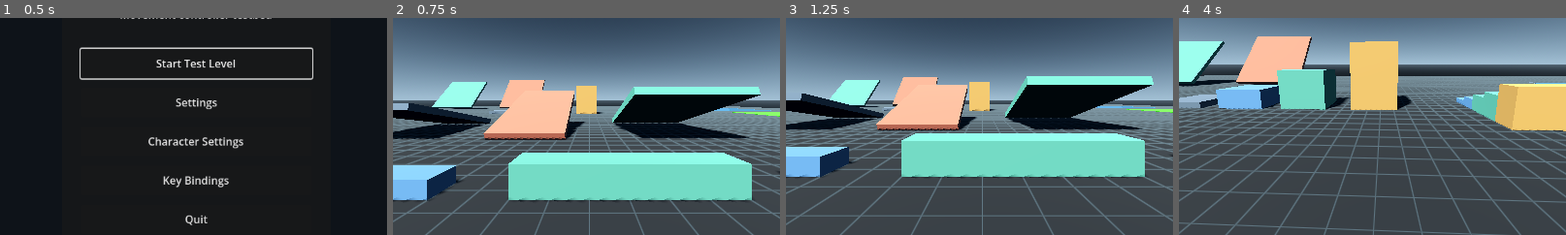
Above: before the commit, frames 1-4 (left to right).
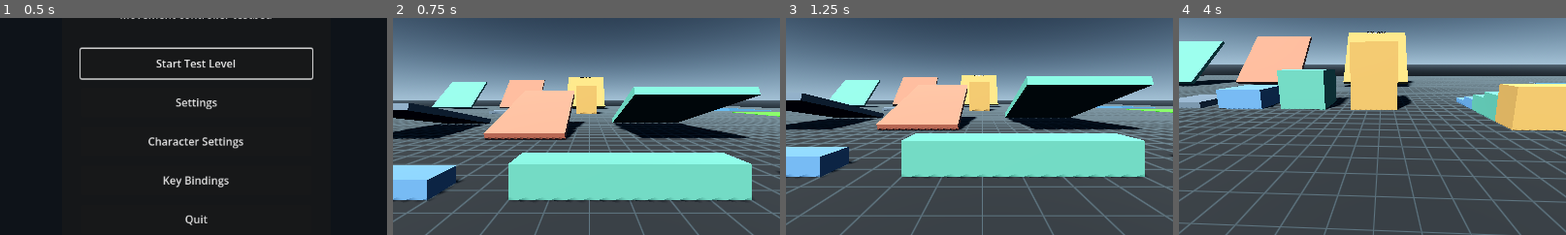
Above: after the commit, the same moments.

Repository: IzalithSky/goose-moves
Game: Godot game, scene res://scenes/main_menu.tscn
The game is run twice, just before and just after one commit, with the same random seed, the same clock (stepped at 60 frames per second) and the same inputs.
Inputs (mouse positions are % of the whole screen's width and height, from its top left):
- Up to frame 1 (0.5 s): no input
- Up to frame 2 (0.75 s): click "Start Test Level" at 0.5 s
- Up to frame 3 (1.25 s): no input
- Up to frame 4 (4 s): tap Enter at 1.25 s; move the mouse to (55, 50) at 1.27 s; hold Ctrl (player_crouch) 1.28-2.03 s; hold W (player_forward) from 1.28 s (still down); click (55, 50) at 1.42 s; tap Space (player_jump) at 1.52, 2.27, 3.77 s; move the mouse to (45, 50) at 2.02 s; tap Shift (player_walk) at 2.1 s; click (45, 50) at 2.17 s; move the mouse to (52, 48) at 2.77 s; tap J at 2.85 s; click (52, 48) at 2.92 s; move the mouse to (49, 52) at 3.52 s; tap U at 3.6 s; click (49, 52) at 3.67 s
The pictures show only the part of the screen within x 25-75%, y 31-81%; the shares and areas given below are measured in that part.

Frame 1 is identical in both runs. In frame 2, 0.7% of the frame differs, in the area x 45-56%, y 27-42%; in frame 3, 0.6%; in frame 4, 1.4%, in the area x 42-61%, y 6-32%.

Commit message:
ramp launch

Diff:
--- a/data/settings_presets/q3/default.json
+++ b/data/settings_presets/q3/default.json
@@ -8,6 +8,7 @@
 		"movement_mode": 0.0,
 		"auto_jump": 0.0,
 		"crouch_slide": 0.0,
+		"ramp_launch": 0.0,
 		"move_speed": 12.192,
 		"ground_acceleration": 10.0,
 		"air_acceleration": 1.0,
--- a/scenes/primitive_test_level.tscn
+++ b/scenes/primitive_test_level.tscn
@@ -252,6 +252,20 @@
 size = Vector3(10, 0.5, 10)
 material = SubResource("StandardMaterial_coral")
 
+[node name="RampLaunch55" type="CSGBox3D" parent="LimitSlopes"]
+position = Vector3(-1, 4.7, -30)
+rotation_degrees = Vector3(55, 0, 0)
+use_collision = true
+size = Vector3(10, 0.5, 10)
+material = SubResource("StandardMaterial_amber")
+
+[node name="RampLaunchLabel" type="Label3D" parent="LimitSlopes"]
+position = Vector3(-1, 8.5, -30)
+billboard = 1
+text = "55° STEEP-RAMP LAUNCH"
+font_size = 48
+outline_size = 8
+
 [node name="SurfaceFlags" type="Node3D" parent="."]
 
 [node name="SlickIce" type="CSGBox3D" parent="SurfaceFlags"]
--- a/scripts/q3_character_controller.gd
+++ b/scripts/q3_character_controller.gd
@@ -53,6 +53,8 @@
 const WARSOW_CROUCH_SLIDE_COOLDOWN := 0.7
 const WARSOW_CROUCH_SLIDE_CONTROL := 3.0
 const WARSOW_WALK_SPEED := 160.0
+const WARSOW_SLIDE_OVERBOUNCE := 1.01
+const WARSOW_PLANE_INTERACTION_EPSILON := 0.05
 
 enum MovementMode {
 	VQ3,
@@ -63,6 +65,7 @@
 var movement_mode := MovementMode.VQ3
 var auto_jump := false
 var crouch_slide_enabled := false
+var ramp_launch_enabled := false
 var move_speed := Q3_SPEED * Q3_METERS_PER_UNIT
 var ground_acceleration := Q3_GROUND_ACCELERATION
 var air_acceleration := Q3_AIR_ACCELERATION
@@ -188,12 +191,14 @@
 	if grounded:
 		_try_step_up(delta)
 
+	var move_velocity := velocity
 	move_and_slide()
 	if is_on_floor():
 		if grounded:
 			_restore_velocity_on_floor_plane(get_floor_normal())
-	elif not grounded:
-		velocity.y = airborne_end_velocity_y
+	else:
+		var default_velocity_y := move_velocity.y if grounded else airborne_end_velocity_y
+		velocity.y = _get_ramp_collision_velocity_y(move_velocity, default_velocity_y)
 	_update_floor_surface()
 
 
@@ -565,6 +570,31 @@
 	velocity.y = -((velocity.x * plane_normal.x) + (velocity.z * plane_normal.z)) / plane_normal.y
 
 
+func _get_ramp_collision_velocity_y(input_velocity: Vector3, default_velocity_y: float) -> float:
+	if not ramp_launch_enabled:
+		return default_velocity_y
+
+	var result := default_velocity_y
+	var walkable_normal_y := cos(floor_max_angle)
+	for collision_index in get_slide_collision_count():
+		var plane_normal := get_slide_collision(collision_index).get_normal()
+		if (
+			plane_normal.y < WARSOW_PLANE_INTERACTION_EPSILON
+			or plane_normal.y >= walkable_normal_y
+			or input_velocity.dot(plane_normal) >= WARSOW_PLANE_INTERACTION_EPSILON
+		):
+			continue
+		result = maxf(result, velocity.y)
+		result = maxf(result, _clip_velocity(input_velocity, plane_normal, WARSOW_SLIDE_OVERBOUNCE).y)
+	return result
+
+
+func _clip_velocity(input_velocity: Vector3, plane_normal: Vector3, overbounce: float) -> Vector3:
+	var backoff := input_velocity.dot(plane_normal)
+	backoff = backoff * overbounce if backoff <= 0.0 else backoff / overbounce
+	return input_velocity - (plane_normal * backoff)
+
+
 func _get_ground_collision() -> KinematicCollision3D:
 	var collision := KinematicCollision3D.new()
 	if test_move(
@@ -639,9 +669,10 @@
 
 
 func _apply_controller_settings() -> void:
-	movement_mode = roundi(Settings.get_controller_setting("movement_mode", Settings.CHARACTER_Q3))
+	movement_mode = roundi(Settings.get_controller_setting("movement_mode", Settings.CHARACTER_Q3)) as MovementMode
 	auto_jump = Settings.get_controller_setting("auto_jump", Settings.CHARACTER_Q3) >= 0.5
 	crouch_slide_enabled = Settings.get_controller_setting("crouch_slide", Settings.CHARACTER_Q3) >= 0.5
+	ramp_launch_enabled = Settings.get_controller_setting("ramp_launch", Settings.CHARACTER_Q3) >= 0.5
 	if not crouch_slide_enabled:
 		is_crouch_sliding = false
 		crouch_slide_time_remaining = 0.0
--- a/scripts/settings.gd
+++ b/scripts/settings.gd
@@ -34,6 +34,7 @@
 	]},
 	{"key": "auto_jump", "label": "Autojump", "default": 0.0, "min": 0.0, "max": 1.0, "step": 1.0, "control": "toggle"},
 	{"key": "crouch_slide", "label": "Crouch slide", "default": 0.0, "min": 0.0, "max": 1.0, "step": 1.0, "control": "toggle"},
+	{"key": "ramp_launch", "label": "Steep-ramp launch", "default": 0.0, "min": 0.0, "max": 1.0, "step": 1.0, "control": "toggle"},
 	{"key": "move_speed", "label": "Move speed", "default": Q3CC.Q3_SPEED * Q3CC.Q3_METERS_PER_UNIT, "min": 0.0, "max": 30.0, "step": 0.1, "format": "%.2f"},
 	{"key": "ground_acceleration", "label": "Ground acceleration", "default": Q3CC.Q3_GROUND_ACCELERATION, "min": 0.0, "max": 40.0, "step": 0.1, "format": "%.1f"},
 	{"key": "air_acceleration", "label": "Air acceleration", "default": Q3CC.Q3_AIR_ACCELERATION, "min": 0.0, "max": 10.0, "step": 0.1, "format": "%.1f"},
--- a/tests/test_character_selection.gd
+++ b/tests/test_character_selection.gd
@@ -22,9 +22,11 @@
 	_controller_specific_settings()
 	_settings_menu_categories()
 	_menu_entry_buttons()
+	_ramp_launch_fixture()
 	_movement_mode_option()
 	_autojump_option()
 	_crouch_slide_option()
+	_ramp_launch_option()
 	_settings_presets()
 	_numeric_text_validation()
 	_controller_specific_keybindings()
@@ -186,6 +188,13 @@
 	)
 
 
+func _ramp_launch_fixture() -> void:
+	var ramp := level.get_node_or_null("LimitSlopes/RampLaunch55") as CSGBox3D
+	check("playable test level includes the steep-ramp launch fixture", ramp != null)
+	if ramp != null:
+		check_approx("steep-ramp launch fixture is 55 degrees", ramp.rotation_degrees.x, 55.0)
+
+
 func _autojump_option() -> void:
 	Settings.set_character_controller(Settings.CHARACTER_Q3)
 	var menu := SETTINGS_MENU_SCENE.instantiate()
@@ -218,6 +227,23 @@
 		(level.active_character as Q3CharacterController).crouch_slide_enabled)
 	menu.queue_free()
 	Settings.set_controller_setting("crouch_slide", 0.0, Settings.CHARACTER_Q3)
+
+
+func _ramp_launch_option() -> void:
+	Settings.set_character_controller(Settings.CHARACTER_Q3)
+	var menu := SETTINGS_MENU_SCENE.instantiate()
+	add_child(menu)
+	menu.sync_from_settings()
+	var control_data := menu.controller_controls["ramp_launch"] as Dictionary
+	var toggle := control_data["toggle"] as CheckButton
+	check("steep-ramp launch uses a profile toggle", not toggle.button_pressed)
+	menu.on_controller_toggle_changed(true, "ramp_launch")
+	check_approx("steep-ramp launch profile toggle enables launch clipping",
+		Settings.get_controller_setting("ramp_launch", Settings.CHARACTER_Q3), 1.0)
+	check("live Q3 controller receives steep-ramp launch setting",
+		(level.active_character as Q3CharacterController).ramp_launch_enabled)
+	menu.queue_free()
+	Settings.set_controller_setting("ramp_launch", 0.0, Settings.CHARACTER_Q3)
 
 
 func _settings_presets() -> void:
@@ -333,6 +359,7 @@
 	Settings.set_controller_setting("movement_mode", Q3CharacterController.MovementMode.VQ3, Settings.CHARACTER_Q3)
 	Settings.set_controller_setting("auto_jump", 0.0, Settings.CHARACTER_Q3)
 	Settings.set_controller_setting("crouch_slide", 0.0, Settings.CHARACTER_Q3)
+	Settings.set_controller_setting("ramp_launch", 0.0, Settings.CHARACTER_Q3)
 	Settings.set_controller_setting("move_speed", 320.0 * 0.3048 / 8.0, Settings.CHARACTER_Q3)
 	Settings.set_controller_setting("fov", Settings.DEFAULT_FOV, Settings.CHARACTER_Q3)
 	Settings.set_controller_setting("fov", Settings.DEFAULT_FOV, Settings.CHARACTER_SPECTATOR)
--- a/tests/test_q3_math.gd
+++ b/tests/test_q3_math.gd
@@ -22,6 +22,7 @@
 	_accelerate()
 	_warsow_classic()
 	_warsow_crouch_slide()
+	_warsow_ramp_clip()
 	_projection()
 	_wish_speed()
 	finish()
@@ -46,6 +47,22 @@
 		cos(deg_to_rad(c.max_slope_angle)), 0.7, 1e-5)
 
 
+func _warsow_ramp_clip() -> void:
+	var ramp_angle := deg_to_rad(55.0)
+	var ramp_normal := Vector3(-sin(ramp_angle), cos(ramp_angle), 0.0)
+	var input_velocity := Vector3(8.0, 0.0, 0.0)
+	var clipped: Vector3 = c._clip_velocity(
+		input_velocity,
+		ramp_normal,
+		c.WARSOW_SLIDE_OVERBOUNCE,
+	)
+	check("Warsow steep-ramp clip produces upward velocity", clipped.y > 0.0)
+	check_approx("Warsow steep-ramp clip uses 1.01 overbounce",
+		clipped.y,
+		-input_velocity.dot(ramp_normal) * c.WARSOW_SLIDE_OVERBOUNCE * ramp_normal.y,
+		1e-6)
+
+
 func _friction() -> void:
 	c.water_level = 0
 	c.water_type = &""
--- /dev/null
+++ b/tests/test_ramp_launch.gd
@@ -0,0 +1,61 @@
+extends "res://tests/q3_test.gd"
+
+const CONTROLLER_SCENE := preload("res://scenes/q3_character_controller.tscn")
+const RAMP_ANGLE := 55.0
+
+var c
+var enabled_run := false
+var run_frame := 0
+var disabled_velocity_y := 0.0
+
+
+func _ready() -> void:
+	add_static_box(
+		Vector3(20, 1, 12),
+		Transform3D(Basis(Vector3.BACK, deg_to_rad(RAMP_ANGLE)), Vector3.ZERO),
+	)
+	c = CONTROLLER_SCENE.instantiate()
+	add_child(c)
+	_start_run(false)
+
+
+func step() -> void:
+	run_frame += 1
+	var ramp_normal := _get_steep_ramp_normal()
+	if ramp_normal != Vector3.ZERO:
+		if not enabled_run:
+			disabled_velocity_y = c.velocity.y
+			check("disabled steep-ramp launch keeps the normal airborne vertical result",
+				disabled_velocity_y <= 0.0)
+			_start_run(true)
+			return
+		check("test fixture contacts a non-walkable upward slope",
+			ramp_normal.y >= c.WARSOW_PLANE_INTERACTION_EPSILON
+			and ramp_normal.y < cos(c.floor_max_angle))
+		check("enabled steep-ramp collision launches upward", c.velocity.y > 0.0)
+		check("profile toggle changes the steep-ramp vertical response",
+			c.velocity.y > disabled_velocity_y)
+		finish()
+		return
+	if run_frame > 60:
+		fail("never contacted the steep ramp")
+		finish()
+
+
+func _start_run(enabled: bool) -> void:
+	enabled_run = enabled
+	run_frame = 0
+	c.ramp_launch_enabled = enabled
+	c.global_position = Vector3(-3.0, 0.5, 0.0)
+	c.velocity = Vector3(12.0, -1.0, 0.0)
+
+
+func _get_steep_ramp_normal() -> Vector3:
+	for collision_index in c.get_slide_collision_count():
+		var plane_normal: Vector3 = c.get_slide_collision(collision_index).get_normal()
+		if (
+			plane_normal.y >= c.WARSOW_PLANE_INTERACTION_EPSILON
+			and plane_normal.y < cos(c.floor_max_angle)
+		):
+			return plane_normal
+	return Vector3.ZERO
--- /dev/null
+++ b/tests/test_ramp_launch.tscn
@@ -0,0 +1,6 @@
+[gd_scene load_steps=2 format=3]
+
+[ext_resource type="Script" path="res://tests/test_ramp_launch.gd" id="1"]
+
+[node name="TestRampLaunch" type="Node3D"]
+script = ExtResource("1")
Not shown, added: tests/test_ramp_launch.gd.uid
Not shown, changed: docs/q3-movement-extensions.md
